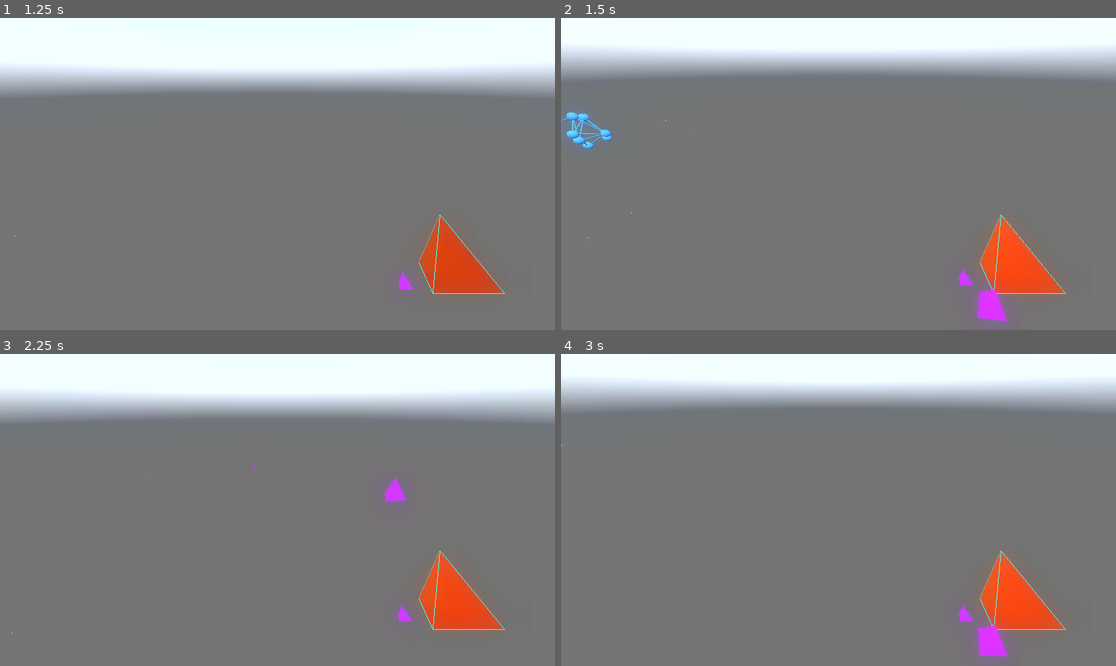
Above: before the commit, frames 1-4 (two rows, left to right).
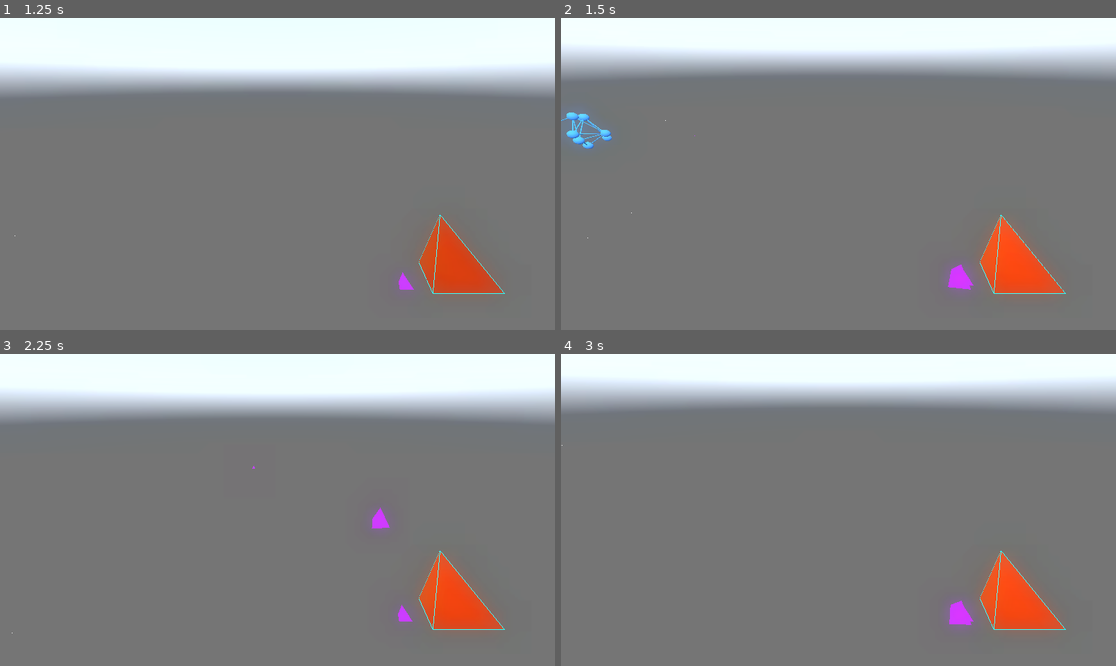
Above: after the commit, the same moments.

Repository: Zaffer/rulial_space
Game: Godot game, scene res://main.tscn
Two runs of this game, one before a commit and one after it. Both use one fixed random seed, a clock stepped at 60 frames per second and the inputs below. A sky picture missing from this copy of the repository is replaced by a grey-blue gradient.
Inputs (mouse positions are in pixels of both pictures, inside the frame that each line leads up to):
- Up to frame 1 (1.25 s): tap Enter (ui_accept) at 0.5, 0.77 s; move the mouse to (399, 158) at 0.52 s; hold D from 0.53 s (still down); hold Shift from 0.53 s (still down); click (399, 158) at 0.67 s; tap E at 0.8 s
- Up to frame 2 (1.5 s): tap Enter (ui_accept) at 1.25 s; move the mouse to (810, 174) at 1.27 s; release D at 1.28 s; release Shift at 1.28 s; hold W from 1.28 s (still down); tap E at 1.35 s; click (810, 174) at 1.42 s
- Up to frame 3 (2.25 s): keep holding W; tap Enter (ui_accept) at 1.52 s; tap Q at 1.55 s; move the mouse to (288, 503) at 2.02 s; hold Q from 2.03 s (still down); click (288, 503) at 2.17 s
- Up to frame 4 (3 s): keep holding W; tap Shift at 2.3, 2.85 s; tap Enter (ui_accept) at 2.75 s; move the mouse to (832, 516) at 2.77 s; release Q at 2.78 s; click (832, 516) at 2.92 s

Frame 1 is identical in both runs. In frame 2, 0.7% of the frame differs, in the area x 23-81%, y 37-98%; in frame 3, 0.3%; in frame 4, 0.7%, in the area x 69-81%, y 79-98%.

Commit message:
movement sorted

Diff:
--- a/camera.gd
+++ b/camera.gd
@@ -1,31 +1,28 @@
 extends Camera3D
 
+# Input sensitivity settings
 @export var mouse_sensitivity := 0.002
+@export var controller_sensitivity := 2.0
 @export var fly_speed := 12.0
 @export var boost_multiplier := 5.0
 @export var shoot_cooldown := 0.2
 
+# Internal state
 var spaceship: CharacterBody3D
 var last_shot_time := 0
 var weapon_light: OmniLight3D
 
 func _ready():
-	# DISABLED - Let main.gd handle mouse capture
-	# Input.set_mouse_mode(Input.MOUSE_MODE_CAPTURED)
-
-	# Control pause behavior when window loses focus
-	get_tree().set_auto_accept_quit(false)  # Handle quit manually if needed
-	# You can control pause on focus loss with:
-	# get_tree().paused = false  # Ensure game doesn't pause on focus loss
-
-	# Create the spaceship as a character body (controlled movement but can collide)
+	_setup_spaceship()
+	_setup_weapon_light()
+
+func _setup_spaceship():
+	# Create spaceship as first-person weapon
 	spaceship = CharacterBody3D.new()
-
-	# Set collision layers to avoid projectile interactions
-	spaceship.collision_layer = 2  # Layer 2 for spaceship
-	spaceship.collision_mask = 1   # Only collide with layer 1 (nodes)
-
-	# Add the visual mesh
+	spaceship.collision_layer = 2
+	spaceship.collision_mask = 1
+
+	# Add visual mesh
 	var spaceship_mesh = MeshInstance3D.new()
 	var spaceship_script = load("res://spaceship.gd")
 	spaceship_mesh.set_script(spaceship_script)
@@ -34,170 +31,177 @@
 	# Add collision shape
 	var collision = CollisionShape3D.new()
 	var shape = SphereShape3D.new()
-	shape.radius = 0.8  # Adjust size as needed
+	shape.radius = 0.8
 	collision.shape = shape
 	spaceship.add_child(collision)
 
 	add_child(spaceship)
-
-	# Position and scale will be set dynamically in _process()
-	spaceship.scale = Vector3(0.3, 0.3, 0.3)  # Slightly bigger for weapon view
-	spaceship.rotation_degrees = Vector3(0, 0, 0)  # Angled more towards center
-
-	# Create ambient floating particles for reference
-	# Note: Particles are now handled by the main scene's AmbientParticles node
-	# ambient_particles = GPUParticles3D.new()
-	# var particles_script = load("res://ambient_particles.gd")
-	# ambient_particles.set_script(particles_script)
-	# ambient_particles.position = global_position
-	# get_parent().add_child.call_deferred(ambient_particles)
-
+	spaceship.scale = Vector3(0.3, 0.3, 0.3)
+
+func _setup_weapon_light():
 	# Add lighting for the weapon
 	weapon_light = OmniLight3D.new()
 	weapon_light.light_energy = 0.8
 	weapon_light.light_color = Color.CYAN
 	weapon_light.omni_range = 5.0
-	weapon_light.position = Vector3(0.5, -0.3, -1.0)  # Near the weapon
+	weapon_light.position = Vector3(0.5, -0.3, -1.0)
 	add_child(weapon_light)
 
 func _input(event):
+	_handle_mouse_look(event)
+	_handle_fullscreen_toggle(event)
+
+func _handle_mouse_look(event):
 	if event is InputEventMouseMotion and Input.get_mouse_mode() == Input.MOUSE_MODE_CAPTURED:
-		# Mouse look - only when mouse is captured
 		rotate_y(-event.relative.x * mouse_sensitivity)
 		var x_rotation = -event.relative.y * mouse_sensitivity
 		var new_rotation = rotation.x + x_rotation
-		# Clamp vertical rotation to prevent flipping
 		new_rotation = clamp(new_rotation, deg_to_rad(-90), deg_to_rad(90))
 		rotation.x = new_rotation
 
-	# DISABLED - Let main.gd handle ESC key and mouse capture
-	# if event.is_action_pressed("ui_cancel"):
-	# 	# Toggle mouse capture with ESC
-	# 	if Input.mouse_mode == Input.MOUSE_MODE_CAPTURED:
-	# 		Input.set_mouse_mode(Input.MOUSE_MODE_VISIBLE)
-	# 	else:
-	# 		Input.set_mouse_mode(Input.MOUSE_MODE_CAPTURED)
-
-	# Toggle fullscreen with F11
-	if event is InputEventKey and event.pressed:
-		if event.keycode == KEY_F11:
-			if DisplayServer.window_get_mode() == DisplayServer.WINDOW_MODE_WINDOWED:
-				DisplayServer.window_set_mode(DisplayServer.WINDOW_MODE_FULLSCREEN)
-			else:
-				DisplayServer.window_set_mode(DisplayServer.WINDOW_MODE_WINDOWED)
+func _handle_fullscreen_toggle(event):
+	if event is InputEventKey and event.pressed and event.keycode == KEY_F11:
+		if DisplayServer.window_get_mode() == DisplayServer.WINDOW_MODE_WINDOWED:
+			DisplayServer.window_set_mode(DisplayServer.WINDOW_MODE_FULLSCREEN)
+		else:
+			DisplayServer.window_set_mode(DisplayServer.WINDOW_MODE_WINDOWED)
 
 func _process(delta):
+	_handle_look_input(delta)
+	_handle_movement_input(delta)
+	_handle_action_input()
+	_update_spaceship_position()
+
+func _handle_look_input(delta):
+	# Controller look with right stick
+	var look_vector = Vector2.ZERO
+	look_vector.x = Input.get_joy_axis(0, JOY_AXIS_RIGHT_X)
+	look_vector.y = Input.get_joy_axis(0, JOY_AXIS_RIGHT_Y)
+
+	if look_vector.length() > 0.1:
+		rotate_y(-look_vector.x * controller_sensitivity * delta)
+		var x_rotation = -look_vector.y * controller_sensitivity * delta
+		var new_rotation = rotation.x + x_rotation
+		new_rotation = clamp(new_rotation, deg_to_rad(-90), deg_to_rad(90))
+		rotation.x = new_rotation
+
+func _handle_movement_input(delta):
 	var input_vector = Vector3.ZERO
 	var current_speed = fly_speed
-
-	# Boost speed with Shift
-	if Input.is_key_pressed(KEY_SHIFT):  # Shift key
+	var movement_multiplier = 1.0  # For analog stick sensitivity
+
+	# Handle boost input
+	if Input.is_key_pressed(KEY_SHIFT) or Input.is_joy_button_pressed(0, JOY_BUTTON_LEFT_SHOULDER):  # LB for boost
 		current_speed *= boost_multiplier
 
-	# Movement input (WASD keys for camera orientation)
-	if Input.is_key_pressed(KEY_W):          # W - Forward
+	# Keyboard movement
+	if Input.is_key_pressed(KEY_W):
 		input_vector += -transform.basis.z
-	if Input.is_key_pressed(KEY_S):          # S - Backward
+	if Input.is_key_pressed(KEY_S):
 		input_vector += transform.basis.z
-	if Input.is_key_pressed(KEY_A):          # A - Left
+	if Input.is_key_pressed(KEY_A):
 		input_vector += -transform.basis.x
-	if Input.is_key_pressed(KEY_D):          # D - Right
+	if Input.is_key_pressed(KEY_D):
 		input_vector += transform.basis.x
-
-	# Vertical movement (Q/E)
-	if Input.is_key_pressed(KEY_E):           # E - Up
+	if Input.is_key_pressed(KEY_E):
 		input_vector += transform.basis.y
-	if Input.is_key_pressed(KEY_Q):           # Q - Down
+	if Input.is_key_pressed(KEY_Q):
 		input_vector += -transform.basis.y
 
-	# Shooting with Left Mouse Click
-	if Input.is_mouse_button_pressed(MOUSE_BUTTON_LEFT) and Time.get_ticks_msec() - last_shot_time > shoot_cooldown * 1000:
+	# Controller movement (left stick)
+	var move_stick = Vector2.ZERO
+	move_stick.x = Input.get_joy_axis(0, JOY_AXIS_LEFT_X)
+	move_stick.y = Input.get_joy_axis(0, JOY_AXIS_LEFT_Y)
+
+	if move_stick.length() > 0.1:
+		movement_multiplier = move_stick.length()  # Store analog sensitivity
+		var stick_direction = move_stick.normalized()
+		# Forward/backward from Y axis (swapped: negative Y = forward)
+		input_vector += transform.basis.z * stick_direction.y
+		# Left/right from X axis
+		input_vector += transform.basis.x * stick_direction.x
+
+	# Apply horizontal movement with analog sensitivity
+	if input_vector.length() > 0:
+		input_vector = input_vector.normalized()
+		global_position += input_vector * current_speed * movement_multiplier * delta
+
+	# Controller vertical movement (triggers) - applied separately to preserve analog
+	if Input.get_joy_axis(0, JOY_AXIS_TRIGGER_RIGHT) > 0.1:  # RT - Up
+		var trigger_amount = Input.get_joy_axis(0, JOY_AXIS_TRIGGER_RIGHT)
+		global_position += transform.basis.y * current_speed * trigger_amount * delta
+	if Input.get_joy_axis(0, JOY_AXIS_TRIGGER_LEFT) > 0.1:   # LT - Down
+		var trigger_amount = Input.get_joy_axis(0, JOY_AXIS_TRIGGER_LEFT)
+		global_position += -transform.basis.y * current_speed * trigger_amount * delta
+
+func _handle_action_input():
+	# Shooting (A or RB)
+	var should_shoot = false
+	if Input.is_mouse_button_pressed(MOUSE_BUTTON_LEFT):
+		should_shoot = true
+	if Input.is_joy_button_pressed(0, JOY_BUTTON_A):  # A button
+		should_shoot = true
+	if Input.is_joy_button_pressed(0, JOY_BUTTON_RIGHT_SHOULDER):  # RB button
+		should_shoot = true
+
+	if should_shoot and Time.get_ticks_msec() - last_shot_time > shoot_cooldown * 1000:
 		shoot_projectile()
 		last_shot_time = Time.get_ticks_msec()
 
-	# Attraction laser with Right Mouse Click
+	# Laser (just B button)
+	var laser_active = false
 	if Input.is_mouse_button_pressed(MOUSE_BUTTON_RIGHT):
-		# Get spaceship laser beam and show it
-		var spaceship_mesh = spaceship.get_child(0)
-		var laser_beam = spaceship_mesh.get_meta("laser_beam", null)
-		if laser_beam:
-			laser_beam.visible = true
+		laser_active = true
+	if Input.is_joy_button_pressed(0, JOY_BUTTON_B):  # B button for laser
+		laser_active = true
+
+	_handle_laser(laser_active)
+
+func _handle_laser(active: bool):
+	var spaceship_mesh = spaceship.get_child(0)
+	var laser_beam = spaceship_mesh.get_meta("laser_beam", null)
+
+	if laser_beam:
+		laser_beam.visible = active
+
+	if active:
 		use_attraction_laser()
-	else:
-		# Hide laser beam
-		var spaceship_mesh = spaceship.get_child(0)
-		var laser_beam = spaceship_mesh.get_meta("laser_beam", null)
-		if laser_beam:
-			laser_beam.visible = false
-
-	# Apply movement in world space
-	if input_vector.length() > 0:
-		input_vector = input_vector.normalized()
-		global_position += input_vector * current_speed * delta
-
-	# Keep spaceship in fixed position relative to camera (like FPS weapon)
-	var desired_spaceship_position = global_position + transform.basis * Vector3(0.8, -0.5, -1.0)
-	spaceship.global_position = desired_spaceship_position
+
+func _update_spaceship_position():
+	var desired_position = global_position + transform.basis * Vector3(0.8, -0.5, -1.0)
+	spaceship.global_position = desired_position
 	spaceship.global_rotation = global_rotation
 
-	# Only call move_and_slide when we actually need collision detection
-	# For now, let's disable it since the spaceship should stay fixed to camera
-	# spaceship.move_and_slide()
-
 func shoot_projectile():
-	# Create projectile
 	var projectile = RigidBody3D.new()
 	var projectile_script = load("res://projectile.gd")
 	projectile.set_script(projectile_script)
 
-	# Add to the main scene (get the root node)
 	get_tree().current_scene.add_child(projectile)
 
-	# Get gun barrel position from spaceship
-	var spaceship_mesh = spaceship.get_child(0)  # First child is the mesh with script
+	var spaceship_mesh = spaceship.get_child(0)
 	var gun_barrel_pos = spaceship_mesh.call("get_gun_barrel_position")
 
-	# Position projectile directly at gun barrel (no offset)
 	projectile.global_position = gun_barrel_pos
-
-	# Trigger gun kickback animation
 	spaceship_mesh.call("gun_kickback")
 
-	# Launch projectile in the direction the camera is facing
-	var shoot_direction = -transform.basis.z  # Forward direction
+	var shoot_direction = -transform.basis.z
 	projectile.call("launch", shoot_direction)
 
-func _notification(_what):
-	# DISABLED - Let main.gd handle focus and mouse capture
-	# match _what:
-	# 	NOTIFICATION_WM_WINDOW_FOCUS_IN:
-	# 		# Window gained focus - unpause and capture mouse
-	# 		get_tree().paused = false
-	# 		if Input.mouse_mode == Input.MOUSE_MODE_VISIBLE:
-	# 			Input.set_mouse_mode(Input.MOUSE_MODE_CAPTURED)
-	# 	NOTIFICATION_WM_WINDOW_FOCUS_OUT:
-	# 		# Window lost focus - pause and release mouse
-	# 		get_tree().paused = true
-	# 		Input.set_mouse_mode(Input.MOUSE_MODE_VISIBLE)
-	pass
-
 func use_attraction_laser():
-	# Get the spaceship's laser beam position to raycast from there
 	var spaceship_mesh = spaceship.get_child(0)
 	var laser_beam = spaceship_mesh.get_meta("laser_beam", null)
 	if not laser_beam:
 		return
 
-	# Raycast from the laser beam's position in the direction it's pointing
 	var space_state = get_world_3d().direct_space_state
 	var beam_start = laser_beam.global_position
-	var beam_direction = -laser_beam.global_transform.basis.z  # Forward direction of the beam
-	var beam_end = beam_start + beam_direction * 10.0  # Match the 10-unit beam length
+	var beam_direction = -laser_beam.global_transform.basis.z
+	var beam_end = beam_start + beam_direction * 10.0
 
 	var query = PhysicsRayQueryParameters3D.create(beam_start, beam_end)
-	query.collision_mask = 1  # Only hit nodes
+	query.collision_mask = 1
 
 	var result = space_state.intersect_ray(query)
 	if result and result.collider.is_in_group("nodes"):
 		result.collider.call("apply_laser_attraction", beam_start)
-		print("Laser hitting node!")
--- a/main.gd
+++ b/main.gd
@@ -123,6 +123,8 @@
 	multiplayer_menu = menu_scene.instantiate()
 	canvas_layer.add_child(multiplayer_menu)
 
+
+
 	# Setup connections
 	multiplayer_menu.setup_multiplayer_manager(multiplayer_manager)
 
--- a/project.godot
+++ b/project.godot
@@ -20,6 +20,7 @@
 pause={
 "deadzone": 0.5,
 "events": [Object(InputEventKey,"resource_local_to_scene":false,"resource_name":"","device":-1,"window_id":0,"alt_press …(195 unchanged characters)…
+, Object(InputEventJoypadButton,"resource_local_to_scene":false,"resource_name":"","device":-1,"button_index":11,"pressure":0.0,"pressed":true,"script":null)
 ]
 }
 
--- a/spaceship.gd
+++ b/spaceship.gd
@@ -145,7 +145,7 @@
 	# Create a simple purple beam extending forward from spaceship
 	var beam = MeshInstance3D.new()
 	var box = BoxMesh.new()
-	box.size = Vector3(0.1, 0.1, 10.0)  # 10 units long, visible beam
+	box.size = Vector3(0.1, 0.1, 100.0)  # 10 units long, visible beam
 	beam.mesh = box
 
 	# Purple material
Not shown, changed: .gitignore
